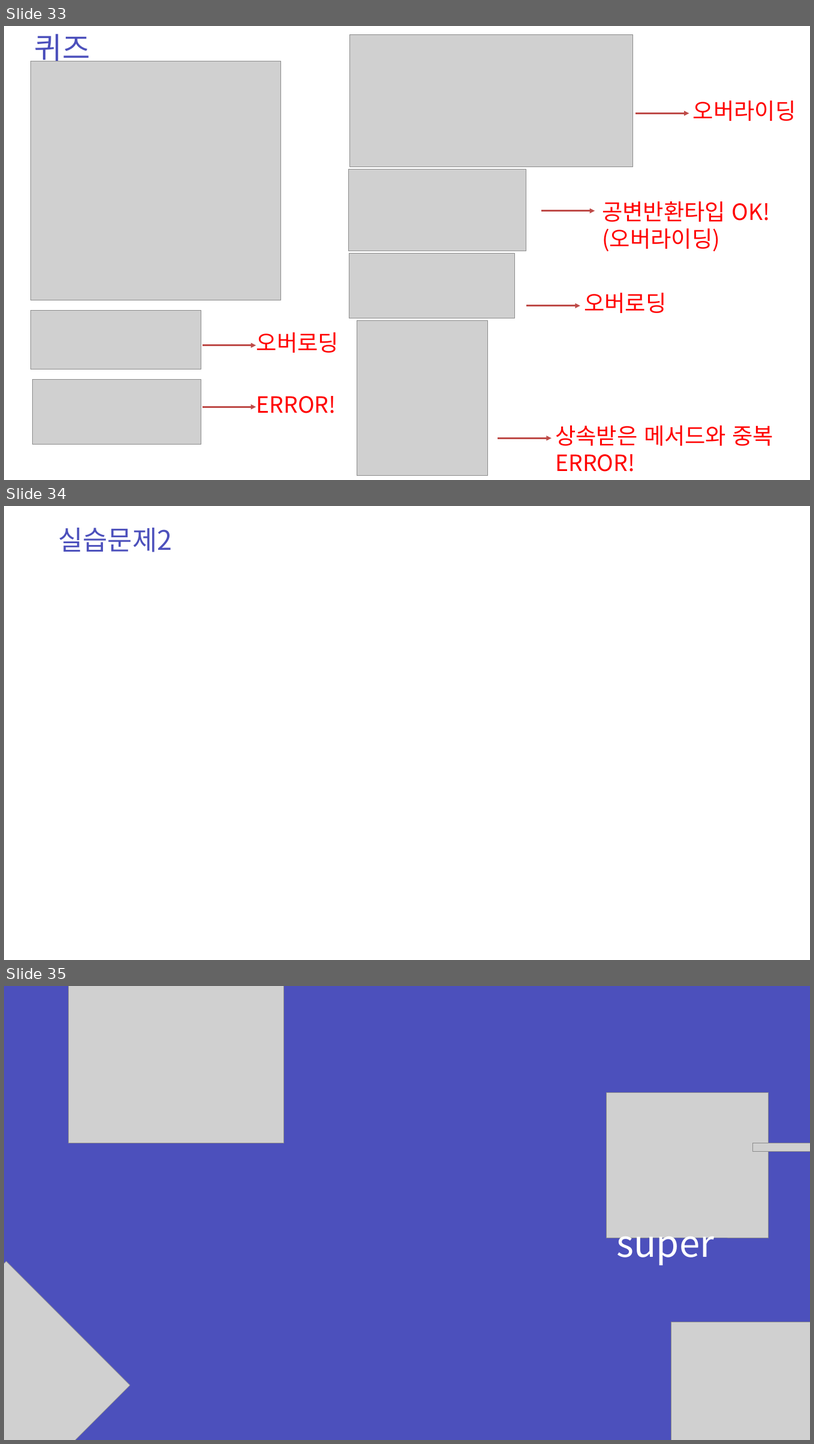
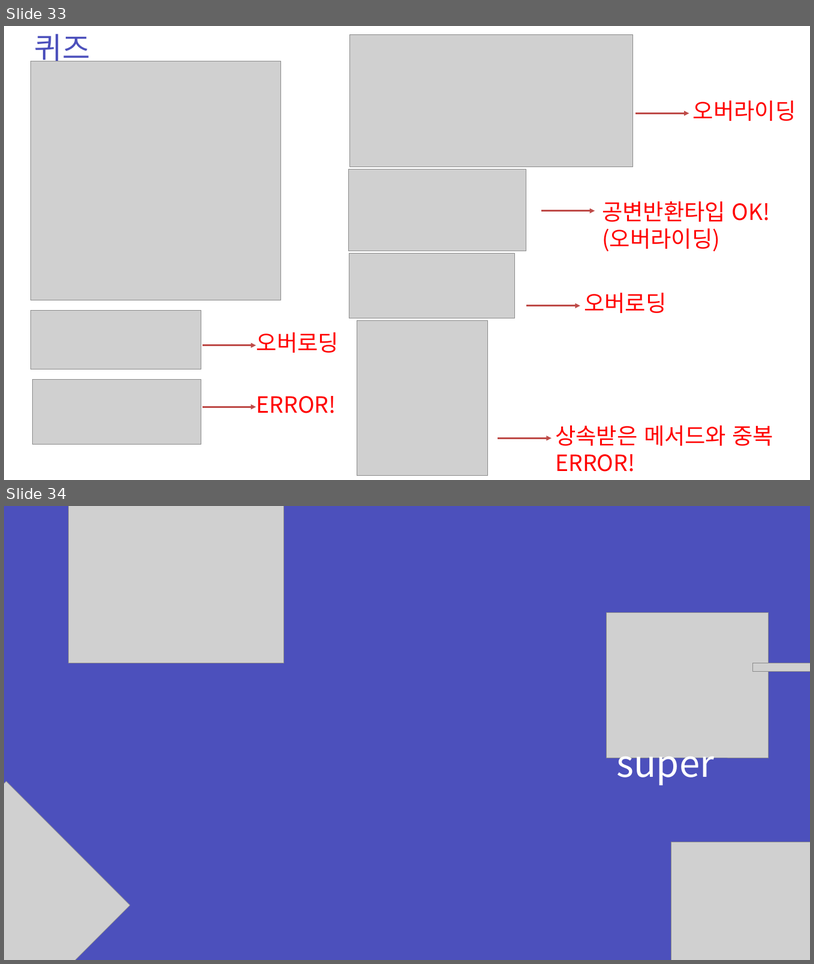
Before and after one commit to zest132/JavaLecture, a slide deck: JavaLecture/LectureFile/java 9강.pptx. Shown one above the other, each under a label of ours: slides 33, 34 and 35 before the commit, slides 33 and 34 after it. The pictures are 814x1444 and 814x964 pixels, drawn with LibreOffice and Linux fonts; fonts in the diff are those of the drawing; grey boxes stand for pictures. Boxes give left, top, right and bottom in pixels: in the first picture for what was removed or moved away, otherwise in the second. Text is boxed around its words. In the diff, an @@ line names an element or a change of style, - is before the commit and + after.

```diff
--- a/JavaLecture/LectureFile/java 9강.pptx
+++ b/JavaLecture/LectureFile/java 9강.pptx
@@ slide 34 removed at (4, 506, 810, 960), background #FFFFFF @@
@@ text removed at (59, 528, 173, 552) @@
-실습문제2
@@ what was slide 35 is now slide 34 @@
```
Also in this commit, not shown: 3 slides changed, 2 other slides removed, 11 other files.
